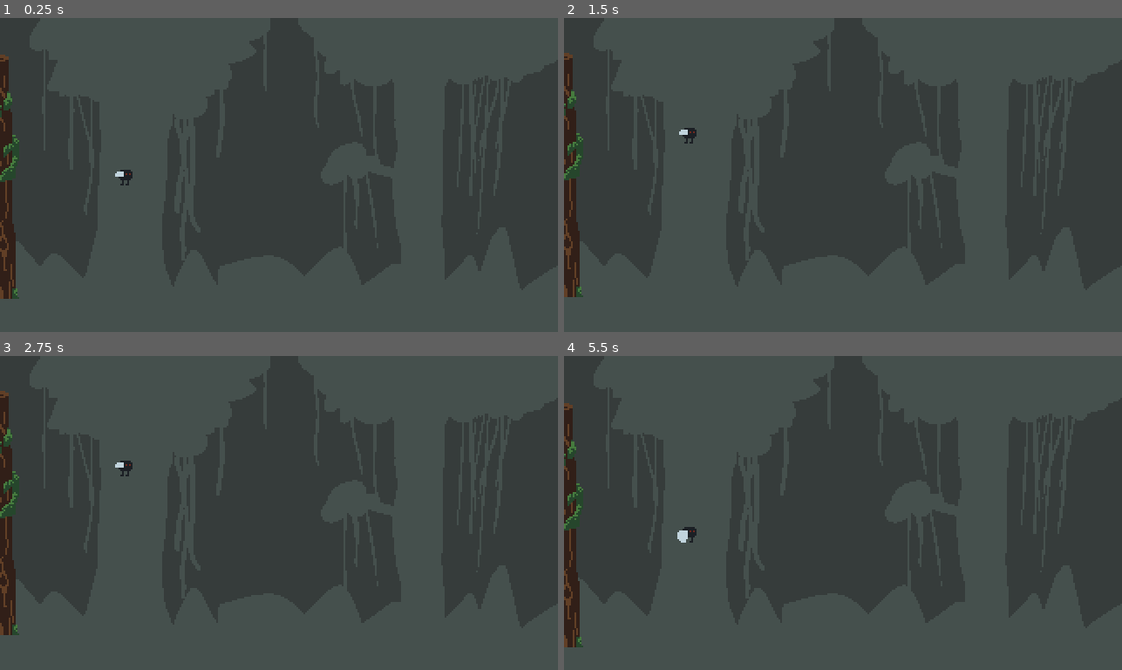
Above: before the commit, frames 1-4 (two rows, left to right).
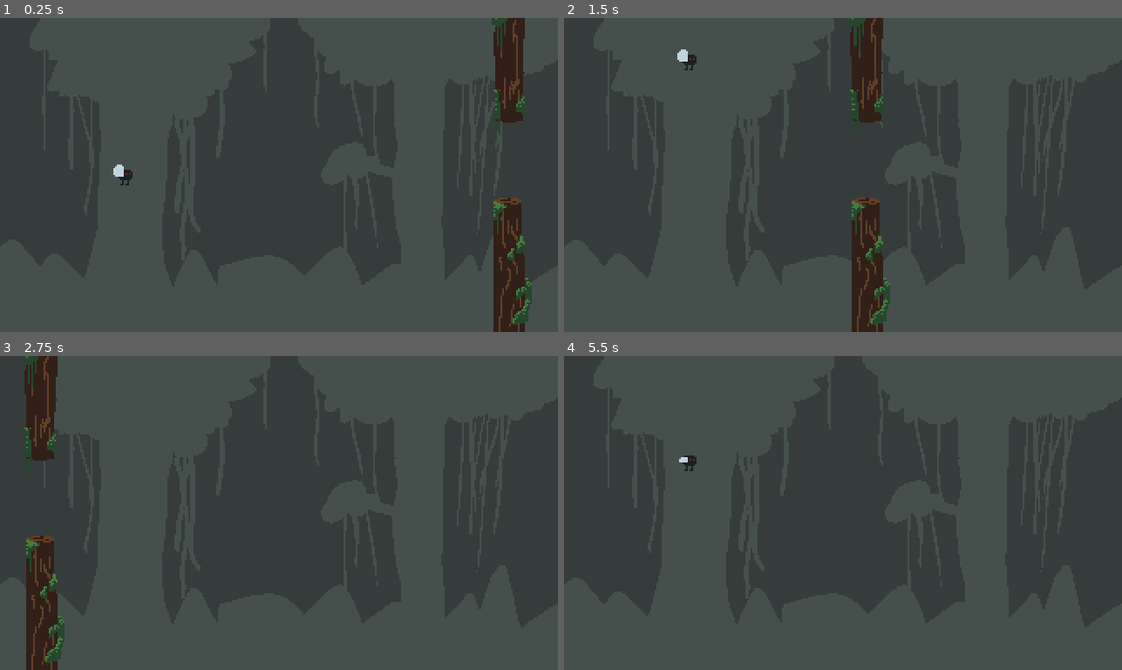
Above: after the commit, the same moments.

Repository: adrianwhatfield/flappy-fly
Game: Godot game, scene res://scenes/game.tscn
Two runs of this game, one before a commit and one after it. Both use one fixed random seed, a clock stepped at 60 frames per second and the inputs below.
Inputs:
- Up to frame 1 (0.25 s): no input
- Up to frame 2 (1.5 s): hold Up (ui_up) 0.53-1.28 s
- Up to frame 3 (2.75 s): hold Up (ui_up) from 2.03 s (still down)
- Up to frame 4 (5.5 s): release Up (ui_up) at 3.53 s

The runs differ from the first frame. In frame 1, 5.7% of the frame differs, in the area x 0-96%, y 0-100%; in frame 2, 5.8%, in the area x 0-59%, y 0-100%; in frame 3, 5.7%; in frame 4, 1.9%.

Commit message:
Make Tree.tscn move to left

Diff:
--- a/flappy-fly/scenes/Player.tscn
+++ b/flappy-fly/scenes/Player.tscn
@@ -31,6 +31,5 @@
 [node name="AnimatedSprite" type="AnimatedSprite" parent="."]
 frames = SubResource( 2 )
 animation = "flap"
-frame = 1
 speed_scale = 0.5
 playing = true
--- /dev/null
+++ b/flappy-fly/scenes/Tree.gd
@@ -0,0 +1,7 @@
+extends RigidBody2D
+
+func _ready():
+	pass # Replace with function body.
+
+func _physics_process(delta):
+	position += Vector2(-2,0)
--- a/flappy-fly/scenes/Tree.tscn
+++ b/flappy-fly/scenes/Tree.tscn
@@ -1,12 +1,18 @@
-[gd_scene load_steps=4 format=2]
+[gd_scene load_steps=6 format=2]
 
 [ext_resource path="res://assets/tree_bottom.png" type="Texture" id=1]
 [ext_resource path="res://assets/tree_top.png" type="Texture" id=2]
+[ext_resource path="res://scenes/Tree.gd" type="Script" id=3]
 
 [sub_resource type="CapsuleShape2D" id=1]
 height = 124.0
 
+[sub_resource type="CapsuleShape2D" id=2]
+height = 124.0
+
 [node name="Tree" type="RigidBody2D"]
+gravity_scale = 0.0
+script = ExtResource( 3 )
 
 [node name="Sprite" type="Sprite" parent="."]
 position = Vector2( 0, -88 )
@@ -17,9 +23,9 @@
 texture = ExtResource( 1 )
 
 [node name="CollisionShape2D" type="CollisionShape2D" parent="."]
-position = Vector2( 0, -96 )
+position = Vector2( -1, -97 )
 shape = SubResource( 1 )
 
 [node name="CollisionShape2D2" type="CollisionShape2D" parent="."]
-position = Vector2( 0, 88 )
-shape = SubResource( 1 )
+position = Vector2( -1, 90 )
+shape = SubResource( 2 )
--- a/flappy-fly/scenes/game.tscn
+++ b/flappy-fly/scenes/game.tscn
@@ -19,9 +19,11 @@
 
 [node name="Player" parent="." instance=ExtResource( 2 )]
 position = Vector2( 71, 83 )
+collision_mask = 2
 
 [node name="FallSpace" type="Area2D" parent="."]
 position = Vector2( 159, 188 )
+collision_layer = 4
 __meta__ = {
 "_edit_group_": true
 }
@@ -31,5 +33,8 @@
 shape = SubResource( 1 )
 
 [node name="Tree" parent="." instance=ExtResource( 3 )]
+position = Vector2( 298, 85 )
+collision_layer = 2
 
 [connection signal="body_shape_entered" from="FallSpace" to="Player" method="_on_FallSpace_body_shape_entered"]
+[connection signal="body_shape_entered" from="FallSpace" to="Tree" method="_on_FallSpace_body_shape_entered"]
